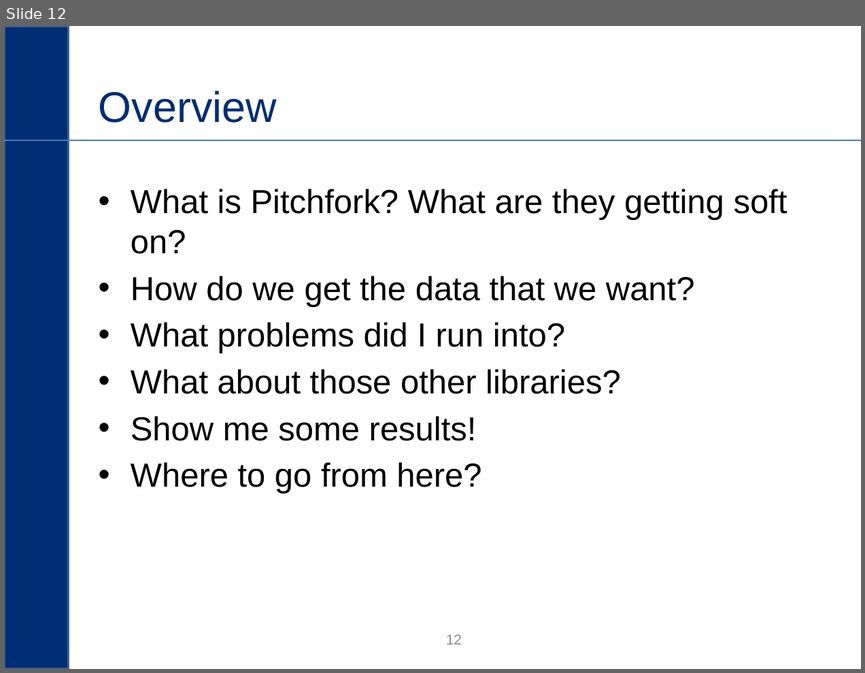
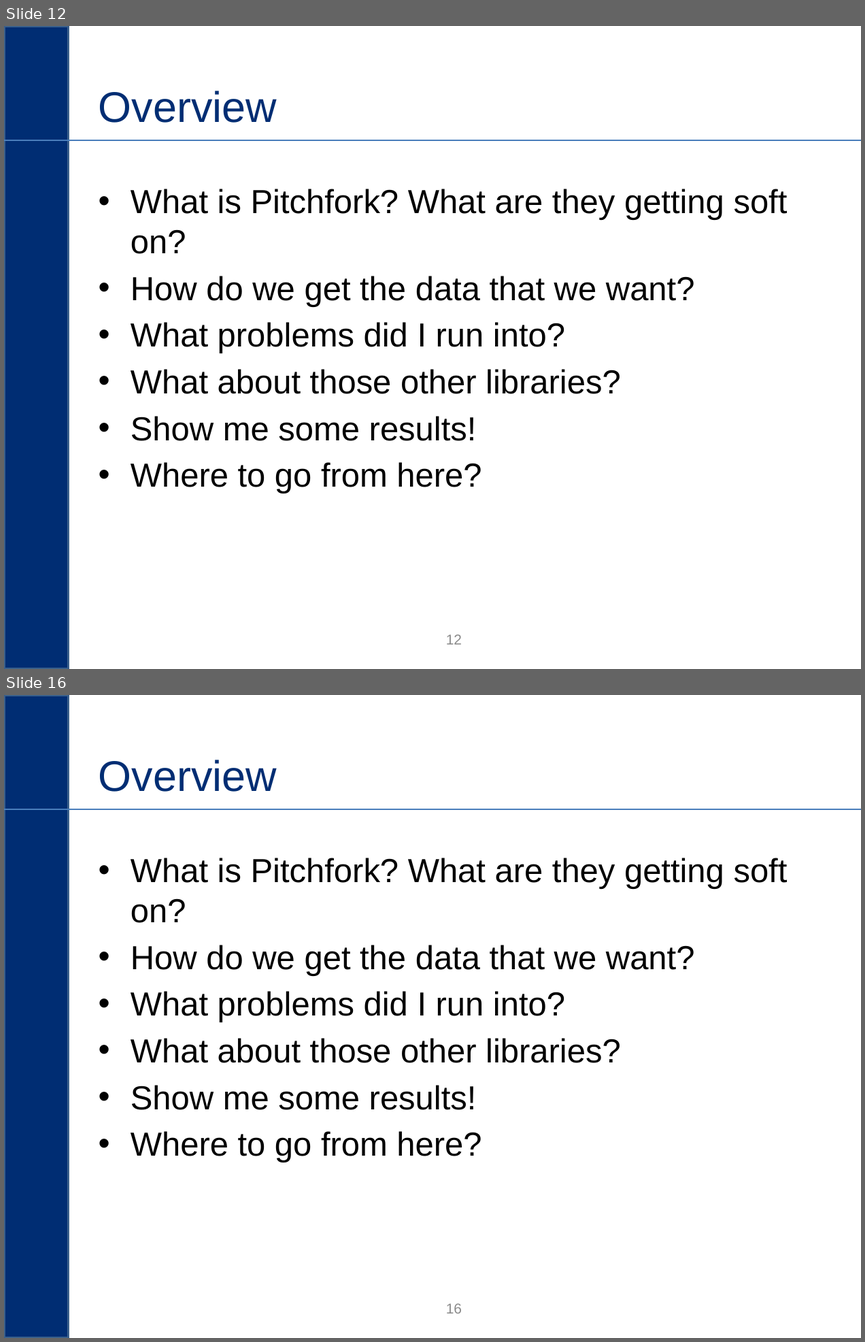
Before and after one commit to hbh3re/pitchfork, a slide deck: eri_slide_template.pptx. Shown one above the other, each under a label of ours: slide 12 before the commit, slides 12 and 16 after it; the slides between them are not shown. The pictures are 865x673 and 865x1342 pixels, drawn with LibreOffice and Linux fonts; fonts in the diff are those of the drawing; background and template pictures are left out. Boxes give left, top, right and bottom in pixels: in the first picture for what was removed or moved away, otherwise in the second. Text is boxed around its words. In the diff, an @@ line names an element or a change of style, - is before the commit and + after.

```diff
--- a/eri_slide_template.pptx
+++ b/eri_slide_template.pptx
@@ slide 16 added at box(4, 695, 861, 1338), background #FFFFFF; not listed: 2 template elements that a slide beside it also shows @@
@@ title added at box(99, 760, 277, 792), 36 pt, text #002D73 @@
+Overview
@@ text added at box(130, 858, 787, 1162), 28 pt, text #000000 @@
+• What is Pitchfork? What are they getting soft on?
+• How do we get the data that we want?
+• What problems did I run into?
+• What about those other libraries?
+• Show me some results!
+• Where to go from here?
@@ page number added at box(446, 1303, 462, 1313), 12 pt, text #8C8C8C @@
+16
```
Also in this commit, not shown: 1 slide changed, 4 other slides added, 4 slides removed, 7 other files.
